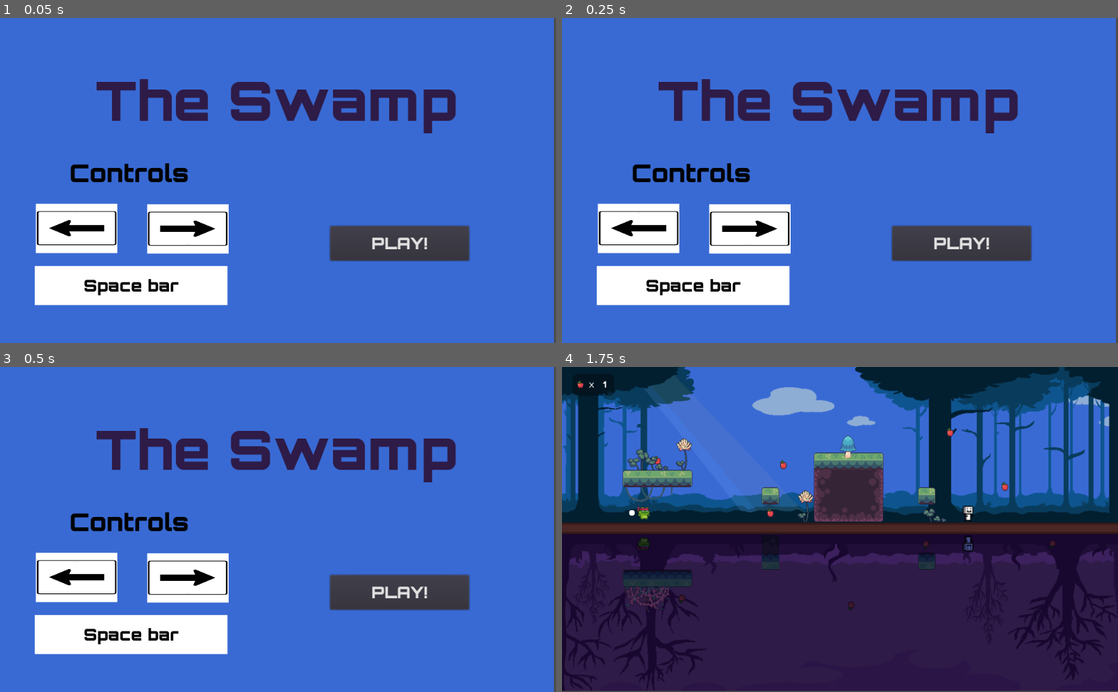
Above: before the commit, frames 1-4 (two rows, left to right).
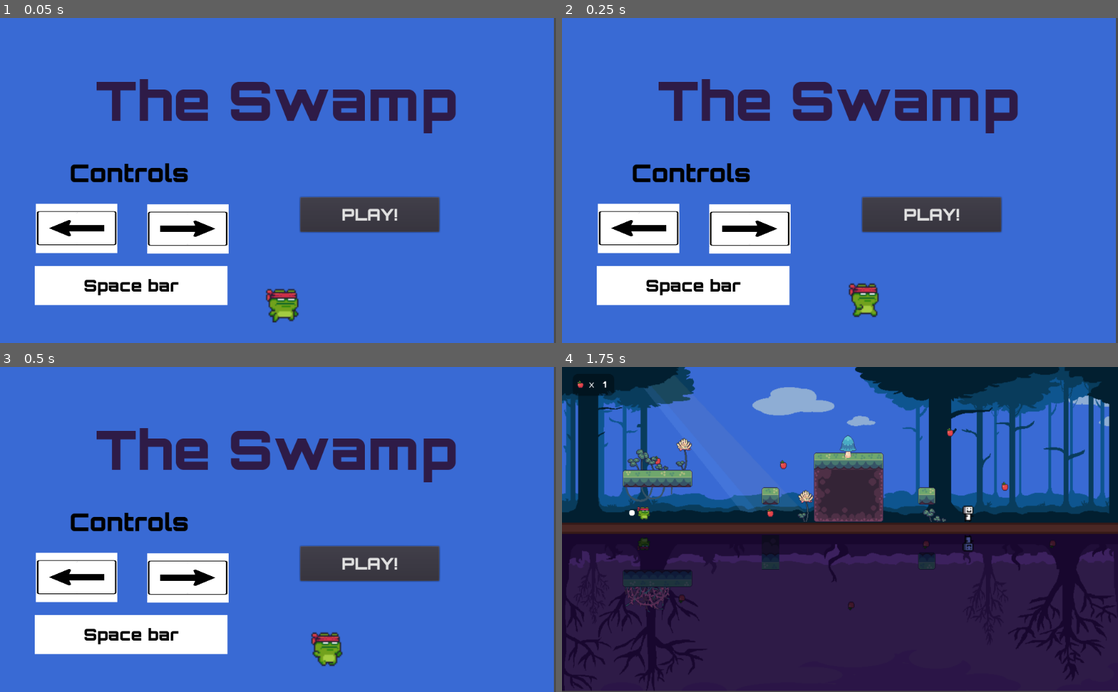
Above: after the commit, the same moments.

Repository: luisfrm/mirrors
Game: Godot game, scene res://src/scenes/MainMenu.tscn
Two runs of this game, one before a commit and one after it. Both use one fixed random seed, a clock stepped at 60 frames per second and the inputs below.
Inputs:
- Up to frame 1 (0.05 s): no input
- Up to frame 2 (0.25 s): no input
- Up to frame 3 (0.5 s): no input
- Up to frame 4 (1.75 s): click "PLAY!" at 0.5 s; tap Enter (ui_accept) at 1.25 s; hold Right (ui_right) from 1.28 s (still down); hold Enter (ui_accept) from 1.28 s (still down)

The runs differ from the first frame. In frame 1, 5.4% of the frame differs, in the area x 47-85%, y 54-94%; in frame 2, 5.3%; in frame 3, 5.3%; in frame 4, nothing differs.

Commit message:
new functionalities and removed enemy6 from level2

Diff:
--- /dev/null
+++ b/new_atlastexture.tres
@@ -0,0 +1,8 @@
+[gd_resource type="AtlasTexture" load_steps=2 format=2]
+
+[ext_resource path="res://assets/sprites/Ninja Frog/Run (32x32).png" type="Texture" id=1]
+
+[resource]
+flags = 4
+atlas = ExtResource( 1 )
+region = Rect2( 0, 0, 32, 32 )
--- a/src/scenes/Level_finished.gd
+++ b/src/scenes/Level_finished.gd
@@ -7,3 +7,7 @@
 
 func _on_changeSceneButton_pressed():
 	get_tree().change_scene("res://src/scenes/" + levelName)
+
+func _process(delta):
+	if Input.is_action_just_pressed("ui_accept"):
+		get_tree().change_scene("res://src/scenes/" + levelName)
--- a/src/scenes/MainMenu.tscn
+++ b/src/scenes/MainMenu.tscn
@@ -1,9 +1,12 @@
-[gd_scene load_steps=13 format=2]
+[gd_scene load_steps=29 format=2]
 
 [ext_resource path="res://assets/Orbitron-Black.ttf" type="DynamicFontData" id=1]
 [ext_resource path="res://src/scenes/PlayButton.gd" type="Script" id=2]
 [ext_resource path="res://assets/items/arrow_button.jpg" type="Texture" id=3]
 [ext_resource path="res://src/scenes/MainMenu.gd" type="Script" id=4]
+[ext_resource path="res://assets/sprites/Ninja Frog/Run (32x32).png" type="Texture" id=5]
+[ext_resource path="res://new_atlastexture.tres" type="Texture" id=6]
+[ext_resource path="res://src/scenes/PlayerTest.gd" type="Script" id=7]
 
 [sub_resource type="DynamicFont" id=1]
 size = 100
@@ -36,7 +39,72 @@
 [sub_resource type="StyleBoxFlat" id=7]
 bg_color = Color( 1, 1, 1, 1 )
 
-[node name="Control" type="Control"]
+[sub_resource type="AtlasTexture" id=10]
+flags = 4
+atlas = ExtResource( 5 )
+region = Rect2( 32, 0, 32, 32 )
+
+[sub_resource type="AtlasTexture" id=11]
+flags = 4
+atlas = ExtResource( 5 )
+region = Rect2( 64, 0, 32, 32 )
+
+[sub_resource type="AtlasTexture" id=12]
+flags = 4
+atlas = ExtResource( 5 )
+region = Rect2( 96, 0, 32, 32 )
+
+[sub_resource type="AtlasTexture" id=13]
+flags = 4
+atlas = ExtResource( 5 )
+region = Rect2( 128, 0, 32, 32 )
+
+[sub_resource type="AtlasTexture" id=14]
+flags = 4
+atlas = ExtResource( 5 )
+region = Rect2( 160, 0, 32, 32 )
+
+[sub_resource type="AtlasTexture" id=15]
+flags = 4
+atlas = ExtResource( 5 )
+region = Rect2( 192, 0, 32, 32 )
+
+[sub_resource type="AtlasTexture" id=16]
+flags = 4
+atlas = ExtResource( 5 )
+region = Rect2( 224, 0, 32, 32 )
+
+[sub_resource type="AtlasTexture" id=17]
+flags = 4
+atlas = ExtResource( 5 )
+region = Rect2( 256, 0, 32, 32 )
+
+[sub_resource type="AtlasTexture" id=18]
+flags = 4
+atlas = ExtResource( 5 )
+region = Rect2( 288, 0, 32, 32 )
+
+[sub_resource type="AtlasTexture" id=19]
+flags = 4
+atlas = ExtResource( 5 )
+region = Rect2( 320, 0, 32, 32 )
+
+[sub_resource type="AtlasTexture" id=20]
+flags = 4
+atlas = ExtResource( 5 )
+region = Rect2( 352, 0, 32, 32 )
+
+[sub_resource type="SpriteFrames" id=21]
+animations = [ {
+"frames": [ ExtResource( 6 ), SubResource( 10 ), SubResource( 11 ), SubResource( 12 ), SubResource( 13 ), SubResource( 14 ), SubResource( 15 ), SubResource( 16 ), SubResource( 17 ), SubResource( 18 ), SubResource( 19 ), SubResource( 20 ) ],
+"loop": true,
+"name": "default",
+"speed": 20.0
+} ]
+
+[sub_resource type="RectangleShape2D" id=22]
+
+[node name="MainMenu" type="Control"]
 anchor_right = 1.0
 anchor_bottom = 1.0
 script = ExtResource( 4 )
@@ -65,10 +133,10 @@
 }
 
 [node name="PlayButton" type="Button" parent="."]
-margin_left = 608.0
-margin_top = 384.0
-margin_right = 864.0
-margin_bottom = 448.0
+margin_left = 553.0
+margin_top = 331.0
+margin_right = 809.0
+margin_bottom = 395.0
 custom_colors/font_color_hover = Color( 0.298039, 0.141176, 0.141176, 1 )
 custom_fonts/font = SubResource( 2 )
 text = "PLAY!"
@@ -120,5 +188,21 @@
 scale = Vector2( -0.3, 0.182 )
 texture = ExtResource( 3 )
 
+[node name="PlayerTest" type="KinematicBody2D" parent="."]
+position = Vector2( 512, 521 )
+script = ExtResource( 7 )
+__meta__ = {
+"_edit_group_": true
+}
+
+[node name="AnimatedSprite" type="AnimatedSprite" parent="PlayerTest"]
+scale = Vector2( 2.375, 2.5625 )
+frames = SubResource( 21 )
+frame = 9
+playing = true
+
+[node name="CollisionShape2D" type="CollisionShape2D" parent="PlayerTest"]
+shape = SubResource( 22 )
+
 [connection signal="pressed" from="PlayButton" to="PlayButton" method="_on_PlayButton_pressed" flags=6]
 [connection signal="pressed" from="PlayButton2" to="PlayButton2" method="_on_PlayButton_pressed" flags=6]
--- /dev/null
+++ b/src/scenes/PlayerTest.gd
@@ -0,0 +1,20 @@
+extends KinematicBody2D
+
+var speed = 3
+var counter = 0
+export var moveX = 1
+
+func _ready():
+	$AnimatedSprite.flip_h = false
+
+
+func _physics_process(delta):
+	var move = Vector2()
+	move.x += moveX
+	move = move.normalized() * speed
+	move = move_and_collide(move)
+	counter += 1
+	if counter == 100:
+		counter = 0
+		moveX *= -1
+		$AnimatedSprite.flip_h = !$AnimatedSprite.flip_h
Not shown, added: assets/sprites/Ninja Frog/frog.ico
Binary file added: assets/sprites/Ninja Frog/frog.png
Not shown, added: assets/sprites/Ninja Frog/frog.png.import
